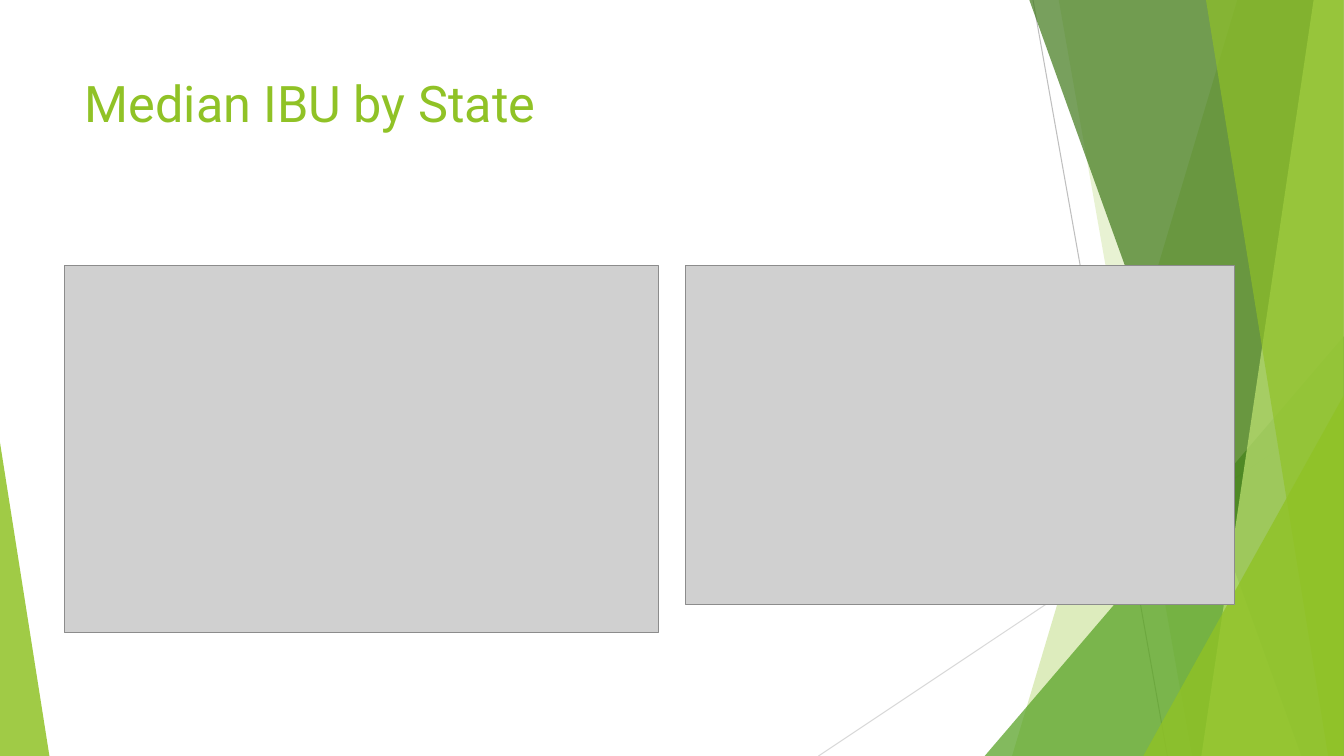
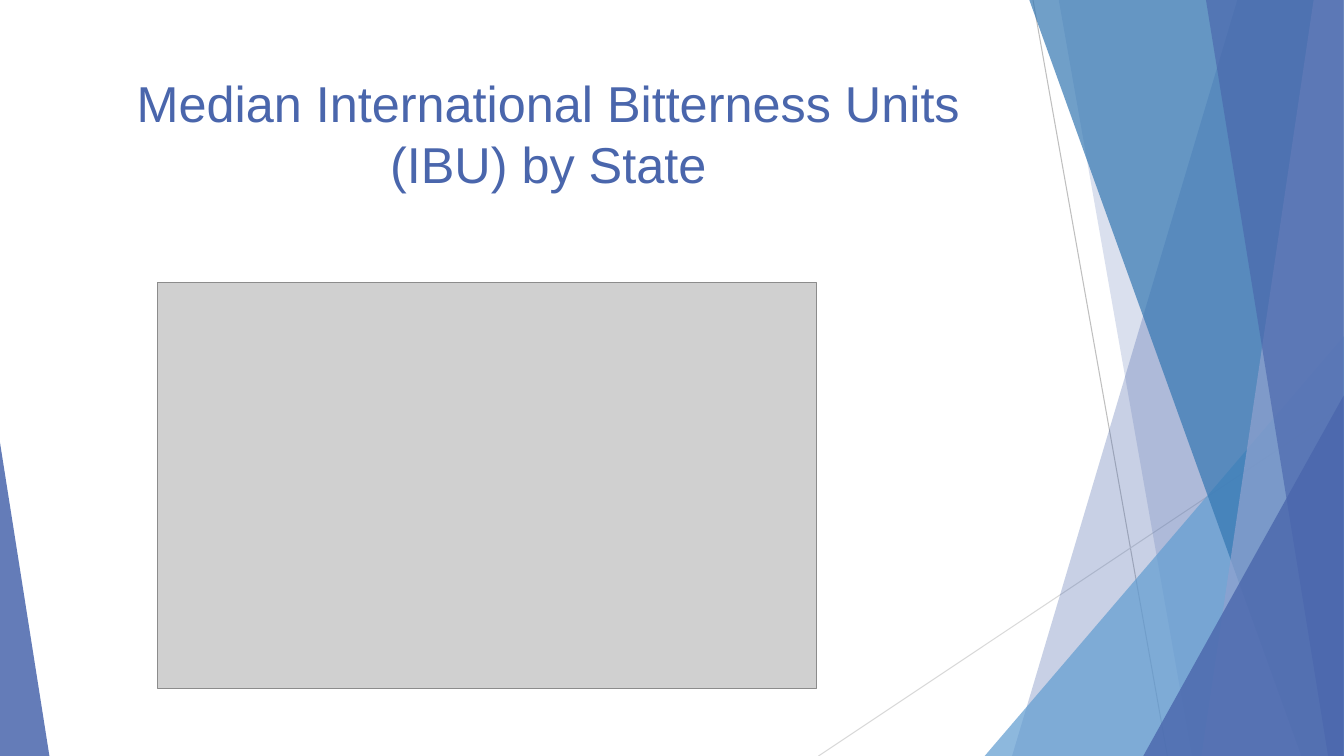
Before and after one commit to malcolmccarlson/DDS-CaseStudy1, a slide deck: slide 5 of MalcolmCarlsonBeerDataEDA.DDS6306.pptx. Drawn at 1344x756 pixels with LibreOffice and Linux fonts; fonts in the diff are those of the drawing; grey boxes stand for pictures. Boxes give left, top, right and bottom in pixels: in the first picture for what was removed or moved away, otherwise in the second. Text is boxed around its words. In the diff, an @@ line names an element or a change of style, - is before the commit and + after.

```diff
--- a/MalcolmCarlsonBeerDataEDA.DDS6306.pptx
+++ b/MalcolmCarlsonBeerDataEDA.DDS6306.pptx
@@ freeform shape at (x1=1012, y1=0, x2=1344, y2=756): fill #90C226 at 30% opacity to #4A66AC at 30% opacity @@
@@ freeform shape at (x1=1029, y1=0, x2=1344, y2=756): fill #3F7819 at 70% opacity to #3477B2 at 70% opacity @@
@@ freeform shape at (x1=1059, y1=0, x2=1344, y2=756): fill #90C226 at 20% opacity to #4A66AC at 20% opacity @@
@@ freeform shape at (x1=1202, y1=0, x2=1344, y2=756): fill #C0E474 at 70% opacity to #90A2CF at 70% opacity @@
@@ freeform shape at (x1=1206, y1=0, x2=1344, y2=756): fill #90C226 at 65% opacity to #4A66AC at 65% opacity @@
@@ title at (x1=137, y1=85, x2=960, y2=192): text changed; font Roboto to Arial; text colour #90C226 to #4A66AC @@
-Median IBU by State
+Median International Bitterness Units (IBU) by State
@@ picture removed at (x1=686, y1=266, x2=1235, y2=605) @@
@@ picture resized from (x1=65, y1=266, x2=658, y2=633) to (x1=157, y1=282, x2=817, y2=689) @@
@@ triangle at (x1=985, y1=336, x2=1344, y2=756): fill #54A021 at 72% opacity to #629DD1 at 72% opacity @@
@@ triangle at (x1=1143, y1=396, x2=1344, y2=756): fill #90C226 at 80% opacity to #4A66AC at 80% opacity @@
@@ triangle at (x1=0, y1=443, x2=49, y2=756): fill #90C226 at 85% opacity to #4A66AC at 85% opacity @@
```
Also in this commit, not shown: 11 other slides changed, 6 slides added, 1 slide removed, 1 other file.
